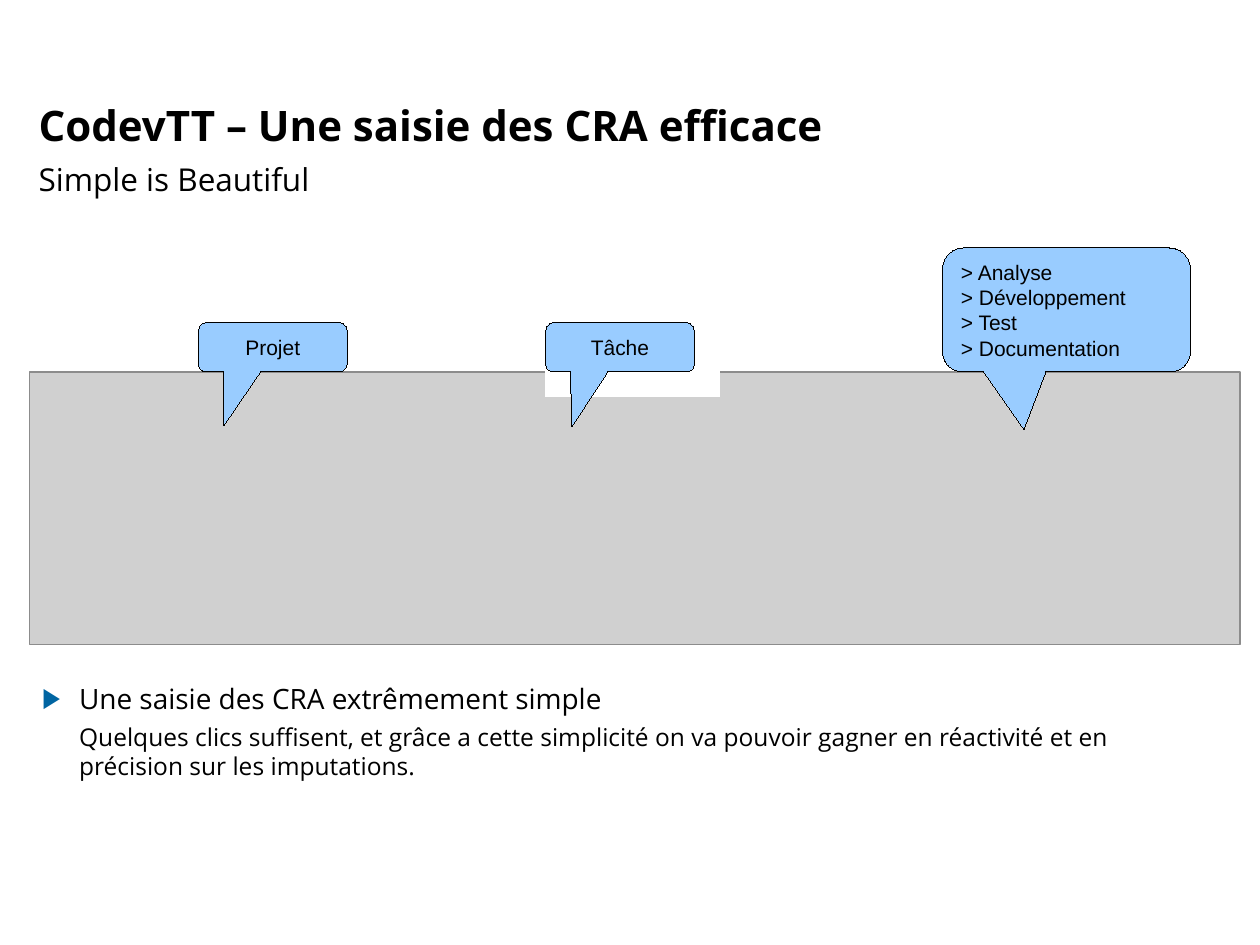
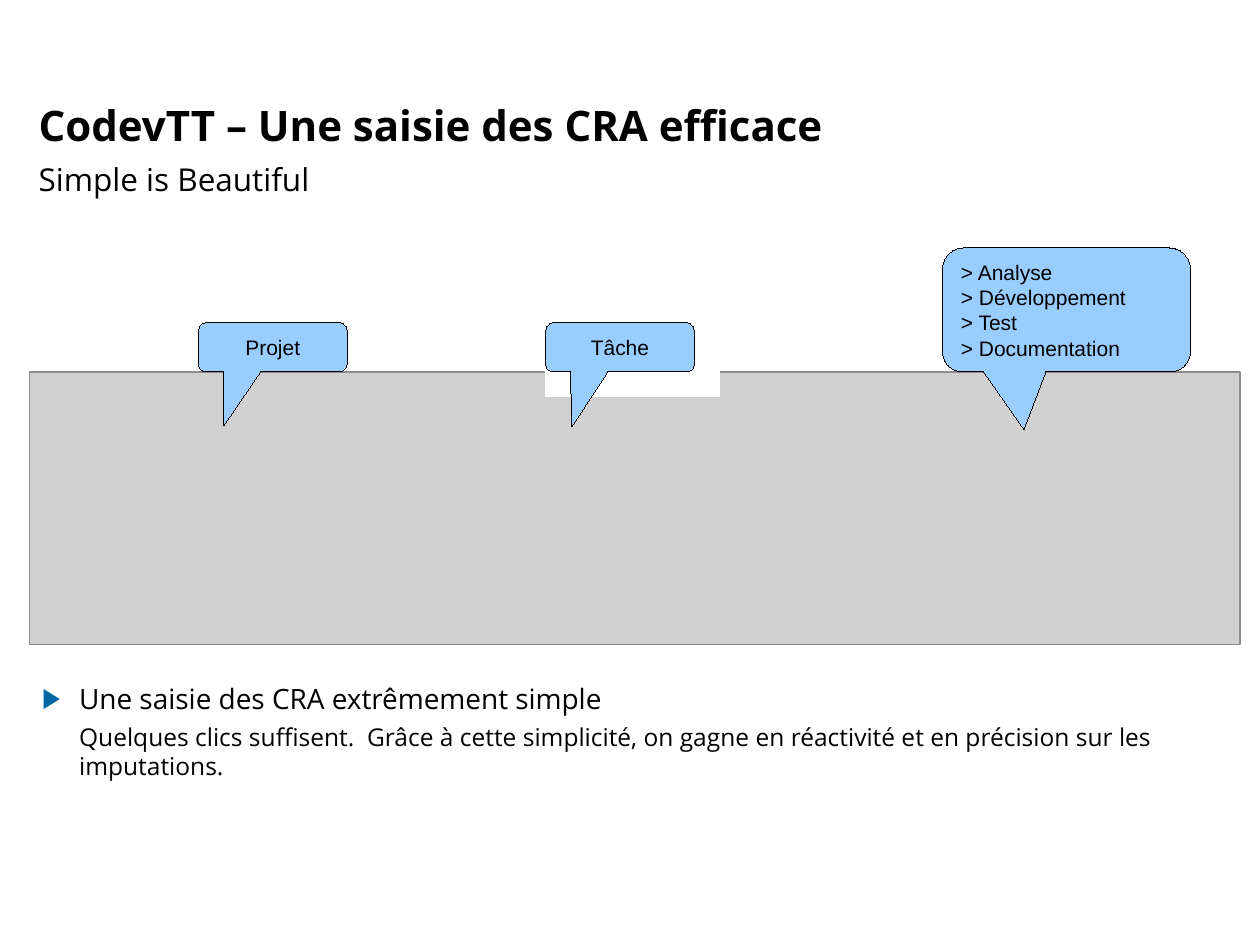
Before and after one commit to lbayle/codev, a slide deck: slide 4 of doc/Presentation/CodevTT_5a7_20120315.odp. Drawn at 1260x945 pixels with LibreOffice and Linux fonts; fonts in the diff are those of the drawing; grey boxes stand for pictures; background and template pictures are left out. Boxes give left, top, right and bottom in pixels: in the first picture for what was removed or moved away, otherwise in the second. Text is boxed around its words. In the diff, an @@ line names an element or a change of style, - is before the commit and + after.

```diff
--- a/doc/Presentation/CodevTT_5a7_20120315.odp
+++ b/doc/Presentation/CodevTT_5a7_20120315.odp
@@ text at <box>79,727,1151,781</box>: text changed @@
-Quelques clics suffisent, et grâce a cette simplicité on va pouvoir gagner en réactivité et en précision sur les imputations.
+Quelques clics suffisent. Grâce à cette simplicité, on gagne en réactivité et en précision sur les imputations.
```
Also in this commit, not shown: 1 other slide changed, 1 slide added, 1 other file.
